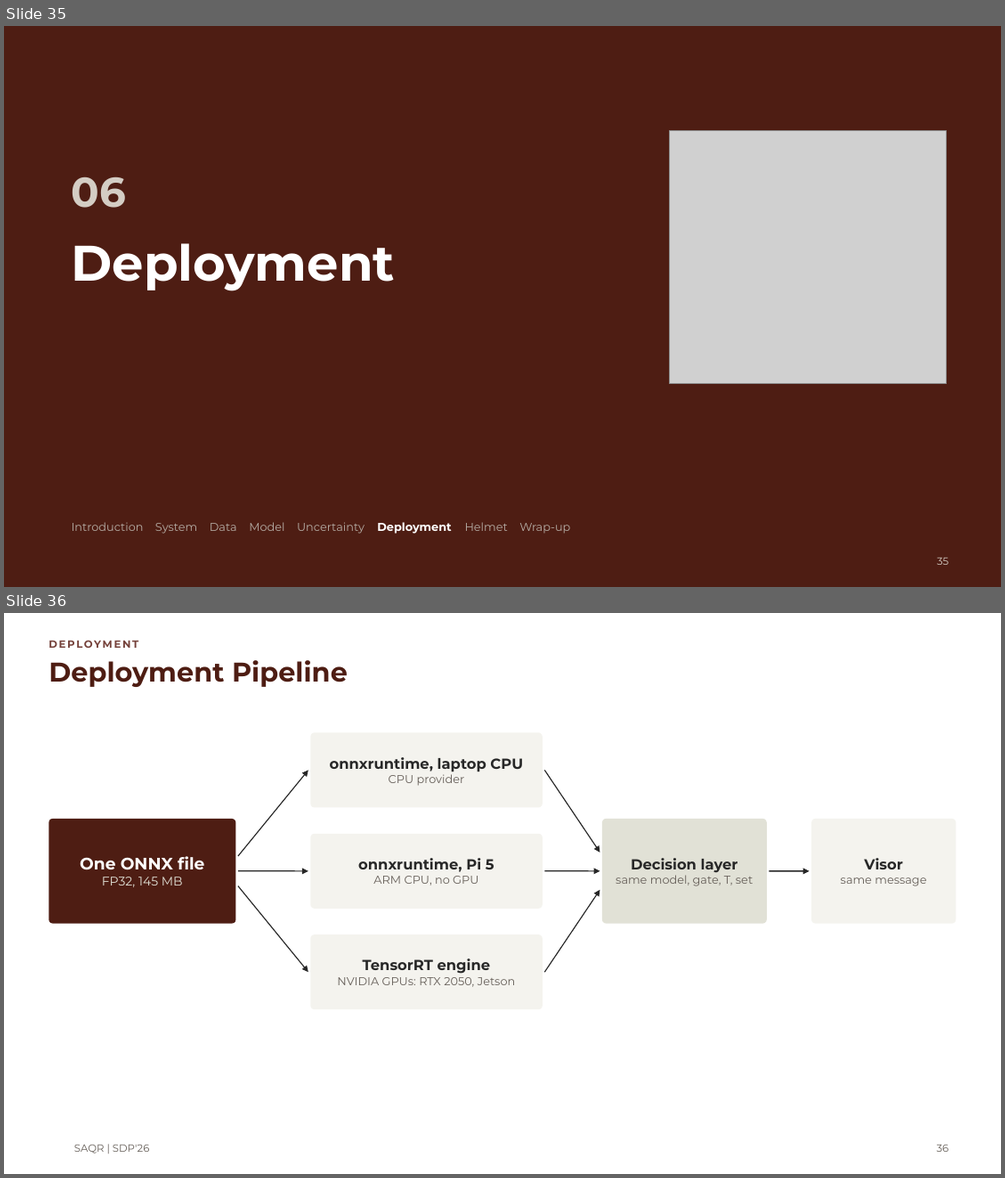
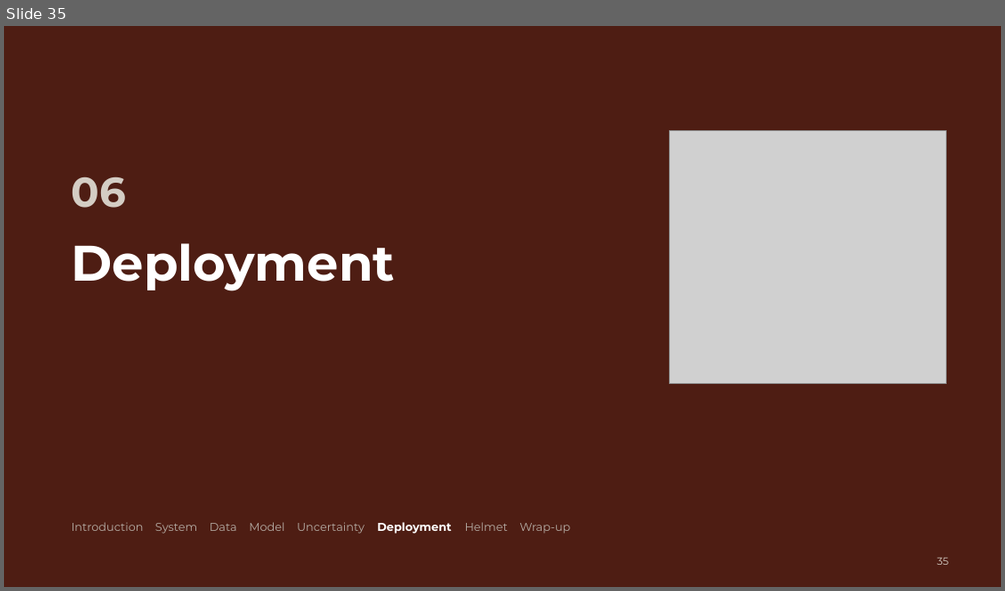
Before and after one commit to MASAR-AUS/SAQR, a slide deck: SAQR CMP490 Presentation.pptx. Shown one above the other, each under a label of ours: slides 35 and 36 before the commit, slide 35 after it. The pictures are 1005x1178 and 1005x591 pixels, drawn with LibreOffice and Linux fonts; fonts in the diff are those of the drawing; grey boxes stand for pictures; background and template pictures are left out. Boxes give left, top, right and bottom in pixels: in the first picture for what was removed or moved away, otherwise in the second. Text is boxed around its words. In the diff, an @@ line names an element or a change of style, - is before the commit and + after.

Commit message:
deployment revamp

```diff
--- a/SAQR CMP490 Presentation.pptx
+++ b/SAQR CMP490 Presentation.pptx
@@ slide 36 removed at (x1=4, y1=613, x2=1001, y2=1174), background #FFFFFF @@
@@ title removed at (x1=48, y1=660, x2=348, y2=687) @@
-Deployment Pipeline
@@ text removed at (x1=48, y1=640, x2=138, y2=648) @@
-DEPLOYMENT
@@ rounded rectangle removed at (x1=310, y1=732, x2=542, y2=807) @@
-onnxruntime, laptop CPU
-CPU provider
@@ arrow removed from (238, 856) to (308, 770) @@
@@ arrow removed from (544, 770) to (600, 852) @@
@@ rounded rectangle removed at (x1=48, y1=819, x2=235, y2=924) @@
-One ONNX file
-FP32, 145 MB
@@ rounded rectangle removed at (x1=602, y1=819, x2=767, y2=924) @@
-Decision layer
-same model, gate, T, set
@@ rounded rectangle removed at (x1=811, y1=819, x2=956, y2=924) @@
-Visor
-same message
@@ rounded rectangle removed at (x1=310, y1=834, x2=542, y2=908) @@
-onnxruntime, Pi 5
-ARM CPU, no GPU
@@ arrow removed from (238, 871) to (308, 871) @@
@@ arrow removed from (544, 871) to (600, 871) @@
@@ arrow removed from (769, 871) to (809, 871) @@
@@ arrow removed from (238, 886) to (308, 972) @@
@@ arrow removed from (544, 972) to (600, 890) @@
@@ rounded rectangle removed at (x1=310, y1=934, x2=542, y2=1009) @@
-TensorRT engine
-NVIDIA GPUs: RTX 2050, Jetson
@@ text removed at (x1=74, y1=1144, x2=149, y2=1153) @@
-SAQR | SDP'26
@@ page number removed at (x1=937, y1=1144, x2=949, y2=1151) @@
-36
```
Also in this commit, not shown: 1 slide changed, 4 slides added.
